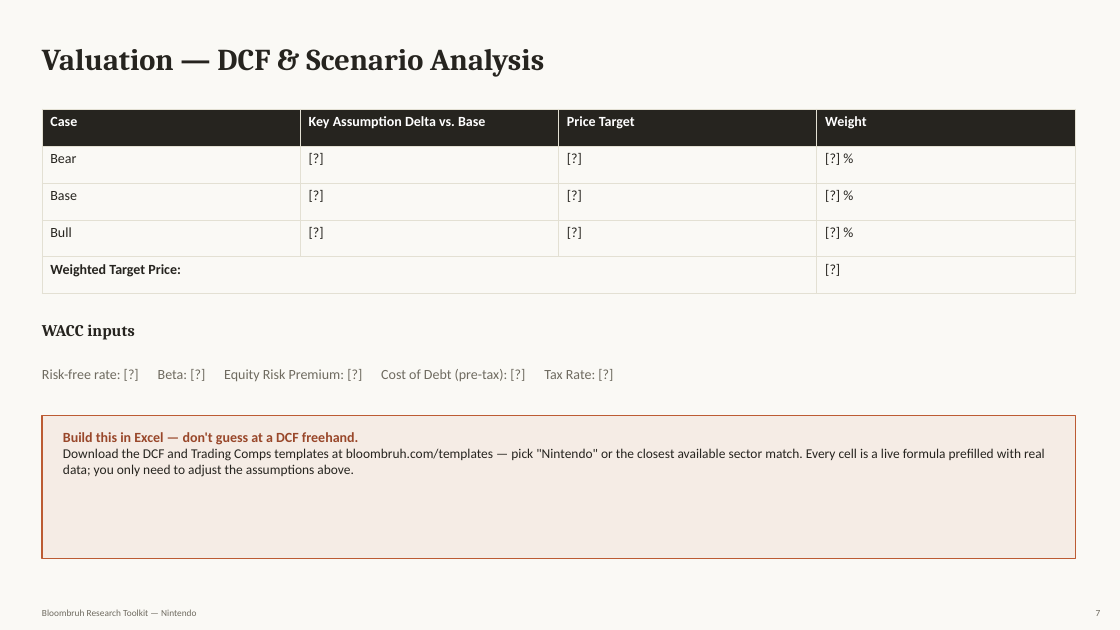
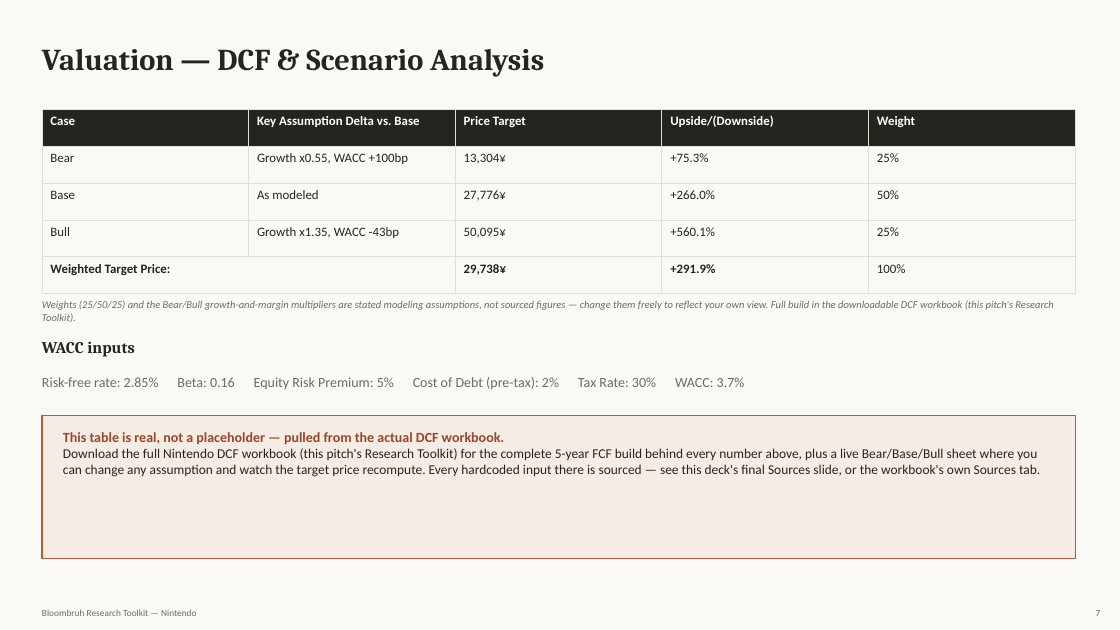
Before and after one commit to hopeful-chicken/Bloombruh, a slide deck: slide 7 of src/data/pitch-templates/nintendo.pptx. Drawn at 1120x630 pixels with LibreOffice and Linux fonts; fonts in the diff are those of the drawing. Boxes give left, top, right and bottom in pixels: in the first picture for what was removed or moved away, otherwise in the second. Text is boxed around its words. In the diff, an @@ line names an element or a change of style, - is before the commit and + after.

```diff
--- a/src/data/pitch-templates/nintendo.pptx
+++ b/src/data/pitch-templates/nintendo.pptx
@@ table at <box>42,109,1075,294</box> @@
-column 2: Key Assumption Delta vs. Base | [?] | [?] | [?] | 
-column 3: Price Target | [?] | [?] | [?] | 
-column 4: Weight | [?] % | [?] % | [?] % | [?]
+column 2: Key Assumption Delta vs. Base | Growth x0.55, WACC +100bp | As modeled | Growth x1.35, WACC -43bp | 
+column 3: Price Target | 13,304¥ | 27,776¥ | 50,095¥ | 29,738¥
+column 4: Upside/(Downside) | +75.3% | +266.0% | +560.1% | +291.9%
+column 5: Weight | 25% | 50% | 25% | 100%
@@ text added at <box>42,300,1053,322</box>, 9 pt, text #6F6B60, italic @@
+Weights (25/50/25) and the Bear/Bull growth-and-margin multipliers are stated modeling assumptions, not sourced figures — change them freely to reflect your own view. Full build in the downloadable DCF workbook (this pitch's Research Toolkit).
@@ text "WACC inputs": place and size @@
-text "WACC inputs" at <box>42,324,134,340</box>
+text "WACC inputs" at <box>42,341,134,357</box>
@@ text at <box>42,377,745,389</box>: text changed @@
-Risk-free rate: [?] Beta: [?] Equity Risk Premium: [?] Cost of Debt (pre-tax): [?] Tax Rate: [?]
+Risk-free rate: 2.85% Beta: 0.16 Equity Risk Premium: 5% Cost of Debt (pre-tax): 2% Tax Rate: 30% WACC: 3.7%
@@ text at <box>63,432,1040,477</box>: text changed @@
-Build this in Excel — don't guess at a DCF freehand.
-Download the DCF and Trading Comps templates at bloombruh.com/templates — pick "Nintendo" or the closest available sector match. Every cell is a live formula prefilled with real data; you only need to adjust the assumptions above.
+This table is real, not a placeholder — pulled from the actual DCF workbook.
+Download the full Nintendo DCF workbook (this pitch's Research Toolkit) for the complete 5-year FCF build behind every number above, plus a live Bear/Base/Bull sheet where you can change any assumption and watch the target price recompute. Every hardcoded input there is sourced — see this deck's final Sources slide, or the workbook's own Sources tab.
```
Also in this commit, not shown: 1 other slide changed, 1 slide added, 23 other files.
